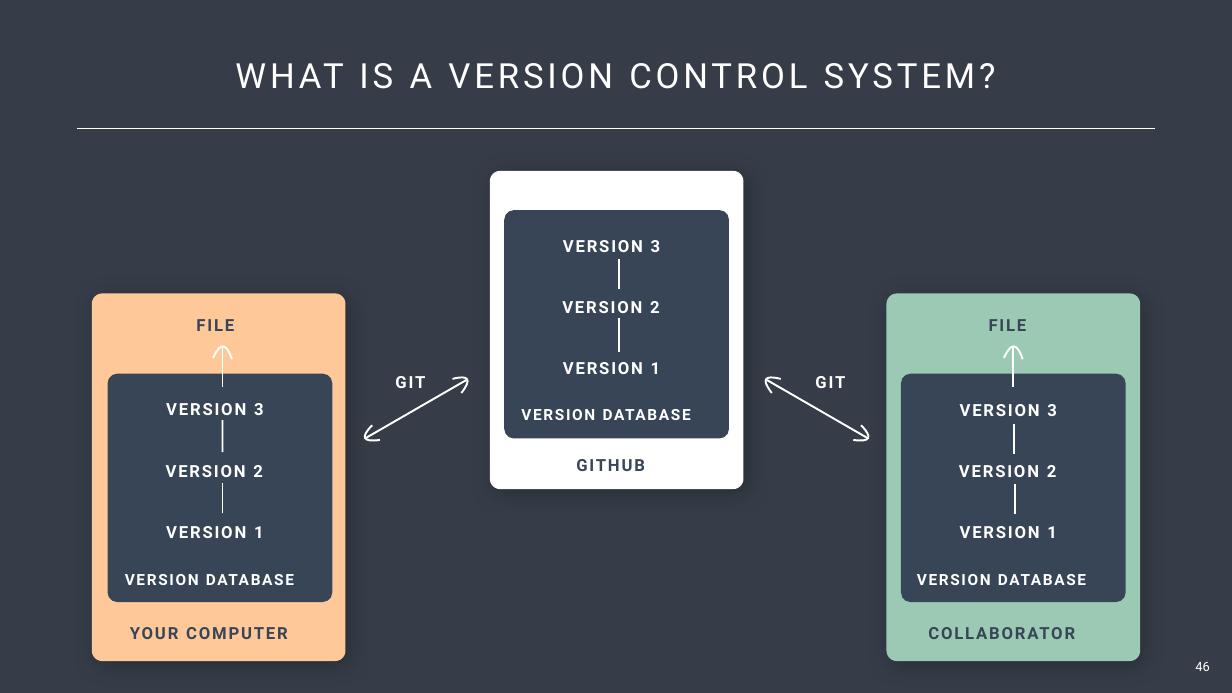
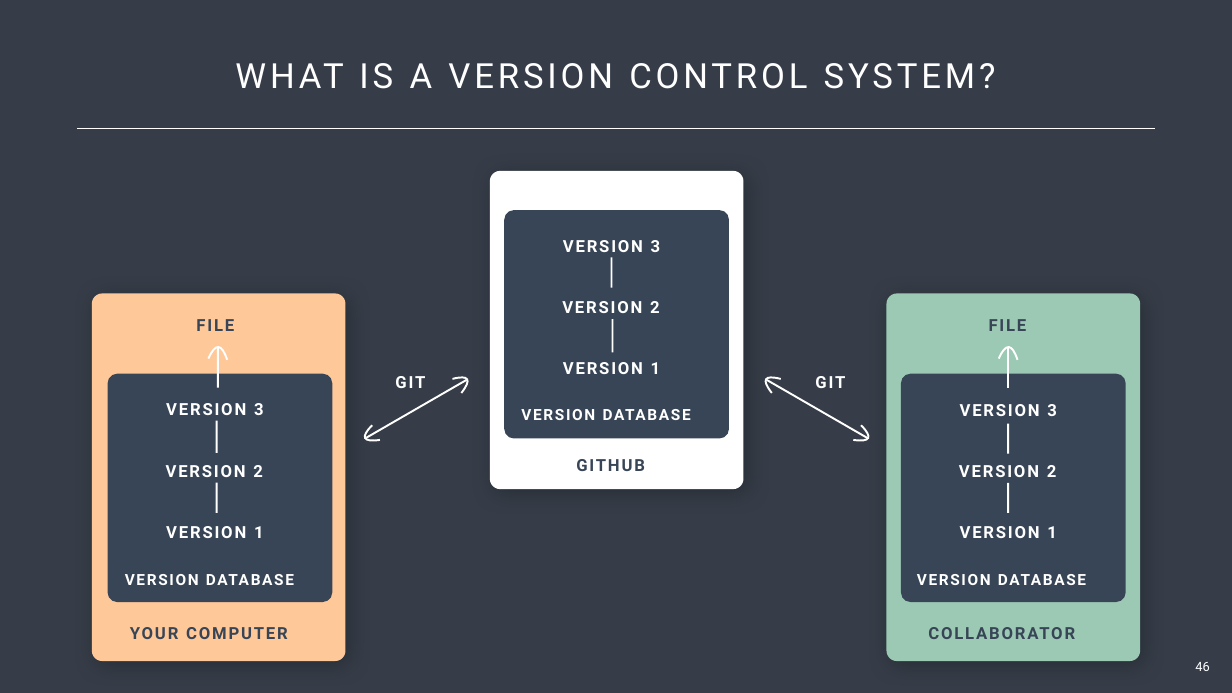
Before and after one commit to Center-for-Health-Data-Science/Just-Bash-It, a slide deck: slide 46 of Teachers/Just_Bash_It_Slideshow.pptx. Drawn at 1232x693 pixels with LibreOffice and Linux fonts; fonts in the diff are those of the drawing. Boxes give left, top, right and bottom in pixels: in the first picture for what was removed or moved away, otherwise in the second. Text is boxed around its words. In the diff, an @@ line names an element or a change of style, - is before the commit and + after.

```diff
--- a/Teachers/Just_Bash_It_Slideshow.pptx
+++ b/Teachers/Just_Bash_It_Slideshow.pptx
@@ 8 lines, 2 freeform shapes: place and size @@
-8 lines, 2 freeform shapes at box(213, 259, 1023, 514)
+8 lines, 2 freeform shapes at box(208, 257, 1018, 513)
```
Also in this commit, not shown: 6 other slides changed, 1 other file.
